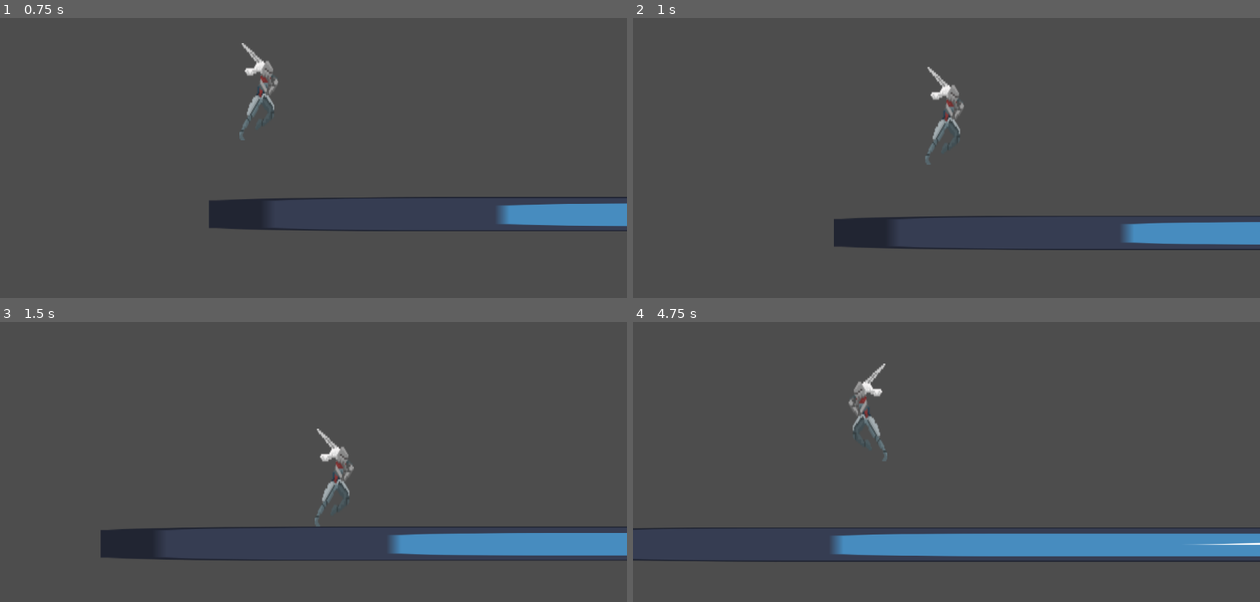
Above: before the commit, frames 1-4 (two rows, left to right).
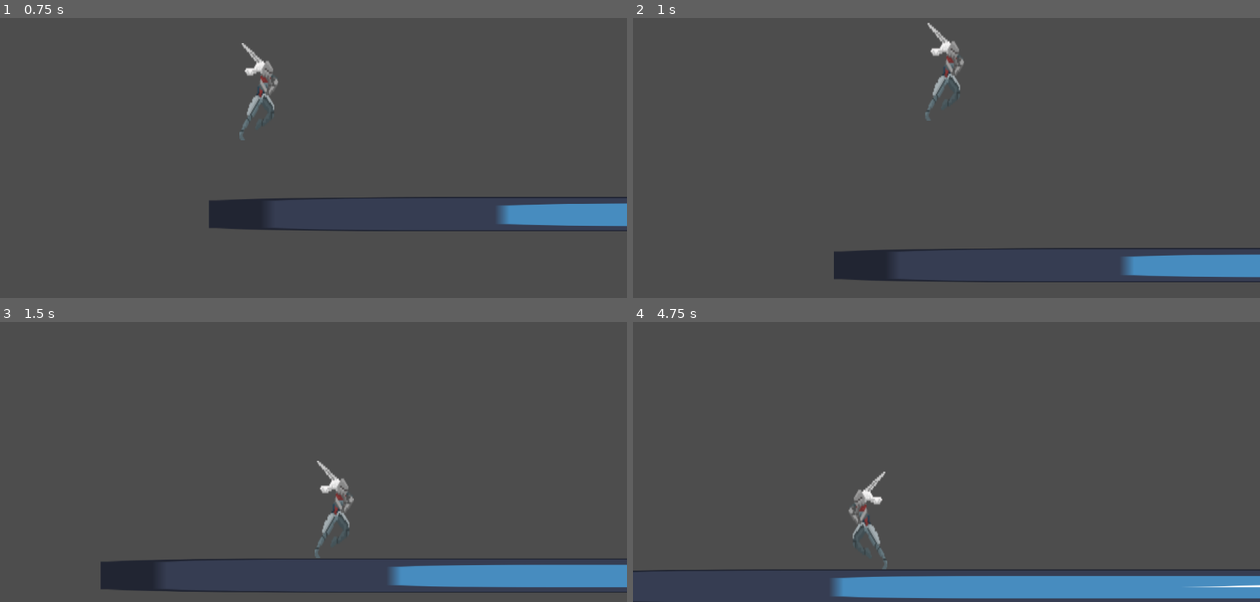
Above: after the commit, the same moments.

Repository: PrinceLeo03/Sanguine-Dawn
Game: Godot game, scene res://Testing Scene.tscn
Two runs of this game, one before a commit and one after it. Both use one fixed random seed, a clock stepped at 60 frames per second and the inputs below. The engine's default icon, where the game draws it, is replaced by a stand-in: a white triangle on a blue panel in a dark square.
Inputs:
- Up to frame 1 (0.75 s): tap Enter at 0.5 s; hold D (right) from 0.53 s (still down); tap Space (jump) at 0.6 s
- Up to frame 2 (1 s): keep holding D (right); tap Space (jump) at 0.77 s
- Up to frame 3 (1.5 s): keep holding D (right); tap Space (jump) at 1.07 s; tap Ctrl (dash) at 1.35 s
- Up to frame 4 (4.75 s): tap Space (jump) at 1.52, 1.55, 1.82, 2.3, 2.85, 3.02, 3.32, 3.77, 3.8, 4.07, 4.52, 4.55 s; release D (right) at 2.03 s; hold A (left) 2.03-2.78 s; hold Shift (run) 2.03-2.78 s; hold D (right) 2.78-4.28 s; tap Ctrl (dash) at 3.6 s; hold A (left) from 4.28 s (still down); tap Shift (run) at 4.35 s

Frame 1 is identical in both runs. In frame 2, 7.6% of the frame differs, in the area x 32-100%, y 1-95%; in frame 3, 10%; in frame 4, 14%, in the area x 0-100%, y 14-100%.

Commit message:
Double Jump - Princess

Diff:
--- a/sanguine-dawn/Base Player Movement Script.gd
+++ b/sanguine-dawn/Base Player Movement Script.gd
@@ -4,6 +4,8 @@
 @export var walk_speed = 150.0
 @export var run_speed = 250.0
 @export var jump_force = -400.0
+@export var jump_count = 0
+@export var max_jumps = 2
 
 @export_range(0, 1) var acceleration = 0.1
 @export_range(0, 1) var deceleration = 0.1
@@ -17,9 +19,14 @@
 	if not is_on_floor():
 		velocity += get_gravity() * delta
 
-	# Handle jump.
-	if Input.is_action_just_pressed("jump") and is_on_floor():
+	if is_on_floor():
+		jump_count = 0
+
+	# Handle jump, and double jump
+	if Input.is_action_just_pressed("jump") and jump_count < max_jumps:
 		velocity.y = jump_force
+		jump_count += 1
+		print("jump")
 
 # Varible Jump Height
 	if Input.is_action_just_released("jump") and velocity.y < 0:
--- a/sanguine-dawn/project.godot
+++ b/sanguine-dawn/project.godot
@@ -20,6 +20,7 @@
 jump={
 "deadzone": 0.2,
 "events": [Object(InputEventKey,"resource_local_to_scene":false,"resource_name":"","device":-1,"window_id":0,"alt_press …(191 unchanged characters)…
+, Object(InputEventKey,"resource_local_to_scene":false,"resource_name":"","device":-1,"window_id":0,"alt_pressed":false,"shift_pressed":false,"ctrl_pressed":false,"meta_pressed":false,"pressed":false,"keycode":0,"physical_keycode":87,"key_label":0,"unicode":119,"location":0,"echo":false,"script":null)
 ]
 }
 right={
